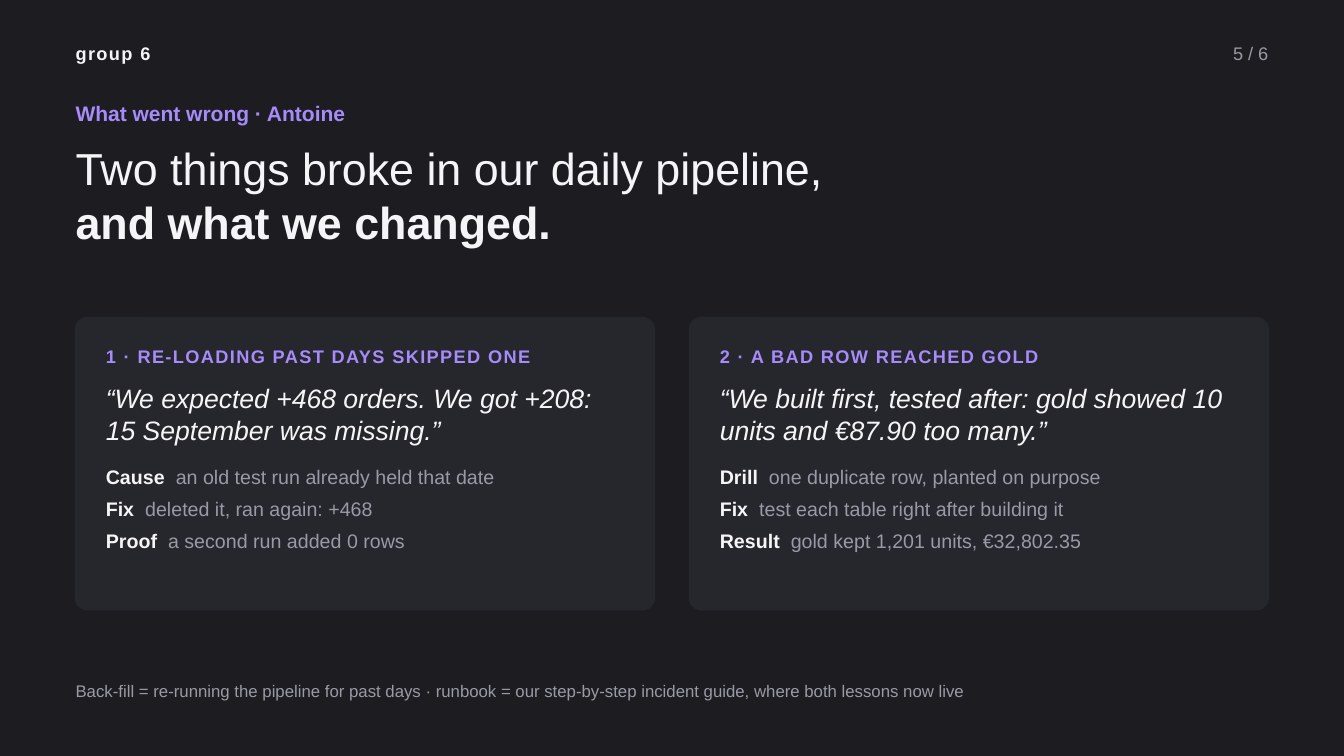
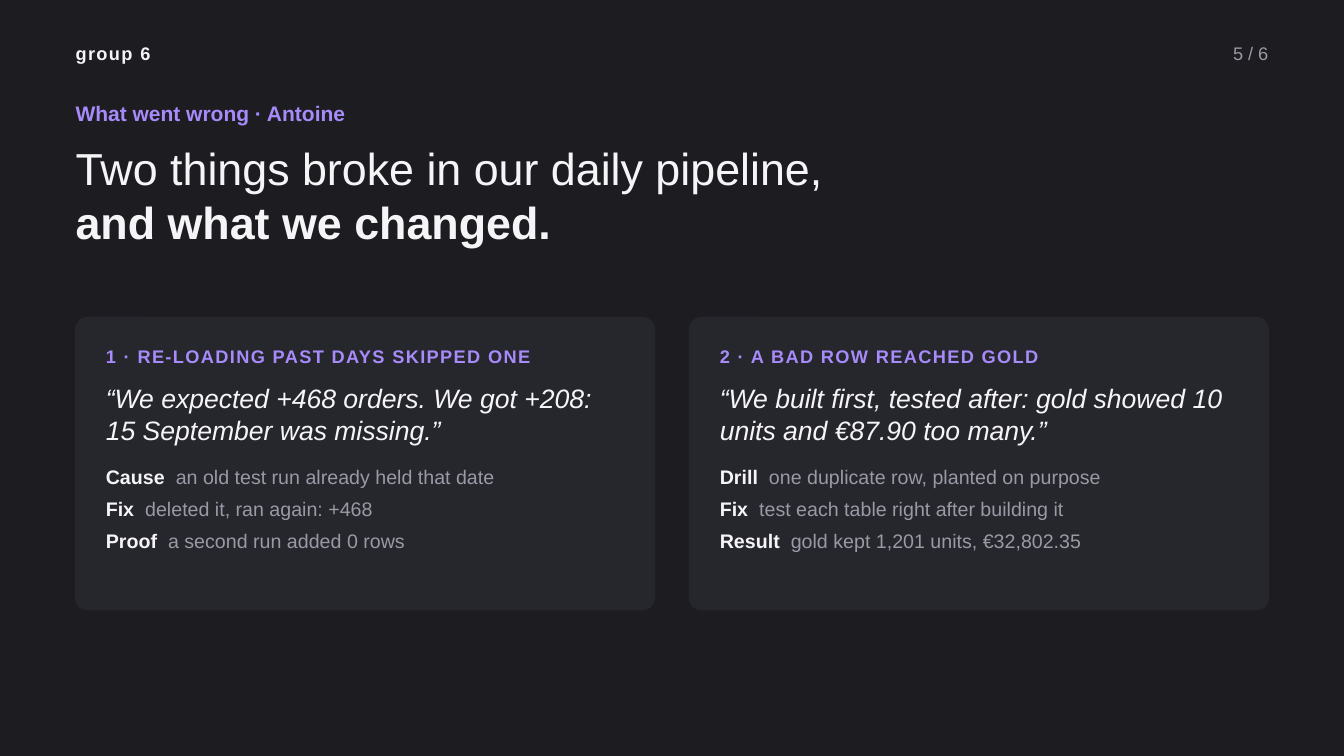
Before and after one commit to antotototototo18/albert-marketplace-data-platform, a slide deck: slide 5 of docs/presentation/group6-pitch.pptx. Drawn at 1344x756 pixels with LibreOffice and Linux fonts; fonts in the diff are those of the drawing. Boxes give left, top, right and bottom in pixels: in the first picture for what was removed or moved away, otherwise in the second. Text is boxed around its words. In the diff, an @@ line names an element or a change of style, - is before the commit and + after.

```diff
--- a/docs/presentation/group6-pitch.pptx
+++ b/docs/presentation/group6-pitch.pptx
@@ text removed at (x1=76, y1=685, x2=964, y2=701) @@
-Back-fill = re-running the pipeline for past days · runbook = our step-by-step incident guide, where both lessons now live
```
Also in this commit, not shown: 4 other slides changed, 1 other file.
